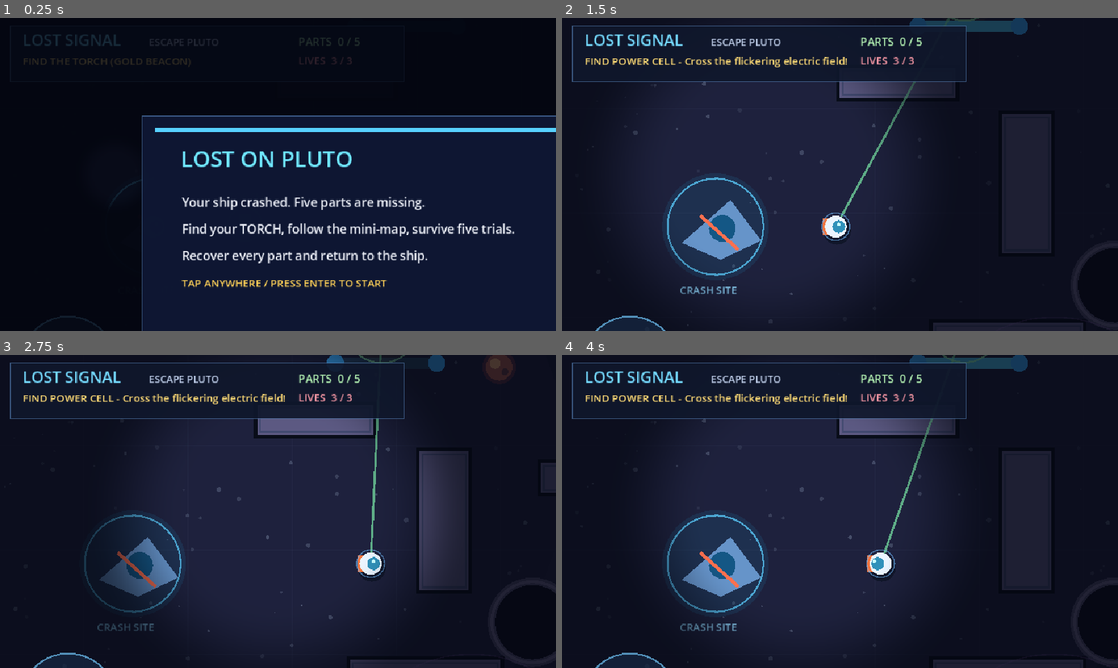
Above: before the commit, frames 1-4 (two rows, left to right).
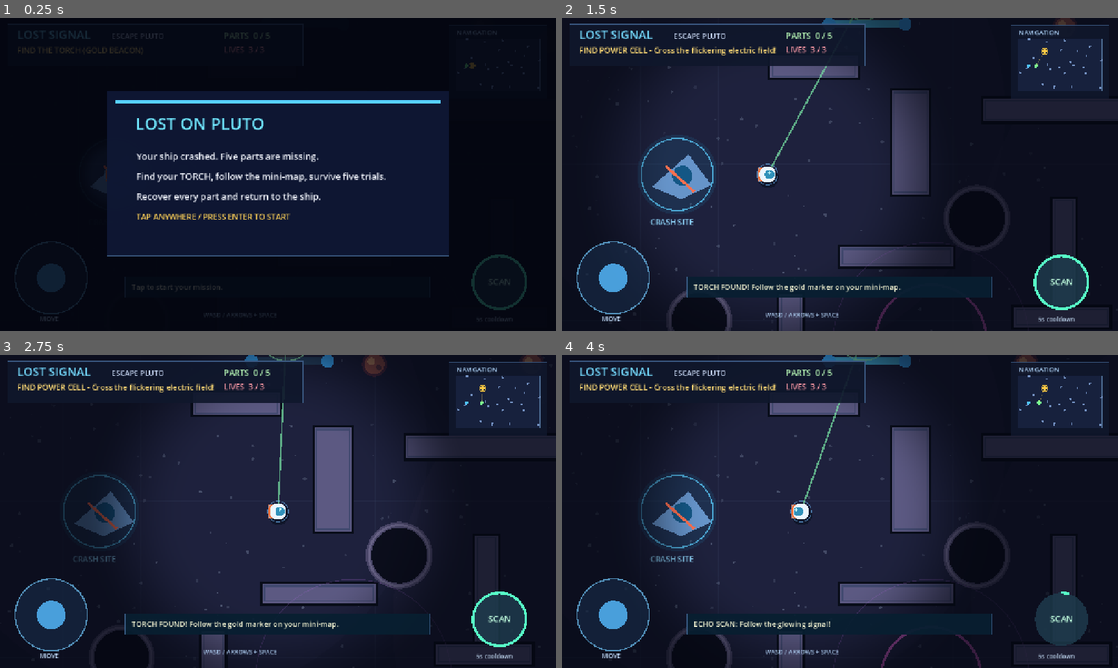
Above: after the commit, the same moments.

Repository: aazannoorkhuwaja/lost-signal-escape-pluto
Game: Godot game, scene res://main.tscn
Two runs of this game, one before a commit and one after it. Both use one fixed random seed, a clock stepped at 60 frames per second and the inputs below.
Inputs (mouse positions are in pixels of both pictures, inside the frame that each line leads up to):
- Up to frame 1 (0.25 s): no input
- Up to frame 2 (1.5 s): tap Enter at 0.5, 0.6 s; move the mouse to (962, 158) at 0.52 s; hold D 0.53-1.25 s; click (962, 158) at 0.67 s; tap Space at 0.77 s; drag from (728, 190) to (812, 237) at 1.27 s
- Up to frame 3 (2.75 s): move the mouse to (333, 442) at 2.02 s; hold D from 2.03 s (still down); tap Enter at 2.1 s
- Up to frame 4 (4 s): release D at 2.75 s; drag from (812, 574) to (673, 464) at 2.77 s; move the mouse to (1006, 558) at 3.52 s; hold A from 3.53 s (still down); tap Enter at 3.6 s; tap Space at 3.77 s

The runs differ from the first frame. In frame 1, 41% of the frame differs, in the area x 2-100%, y 4-100%; in frame 2, 21%; in frame 3, 25%; in frame 4, 22%.

Commit message:
Fix 1280x720 landscape viewport and Android OpenGL renderer

Diff:
--- a/LOST_SIGNAL_Godot_Project/LOST_SIGNAL_PlutO/project.godot
+++ b/LOST_SIGNAL_Godot_Project/LOST_SIGNAL_PlutO/project.godot
@@ -16,9 +16,13 @@
 
 [display]
 
-window/size/viewport_width=960
-window/size/viewport_height=540
+window/size/viewport_width=1280
+window/size/viewport_height=720
+window/size/window_width_override=960
+window/size/window_height_override=540
 window/stretch/mode="canvas_items"
+window/stretch/aspect="keep"
+window/handheld/orientation=0
 
 [dotnet]
 
@@ -27,4 +31,8 @@
 [rendering]
 
 renderer/rendering_method="gl_compatibility"
+renderer/rendering_method.mobile="gl_compatibility"
+renderer/rendering_method.web="gl_compatibility"
+rendering/gl_compatibility/driver="opengl3"
+rendering/gl_compatibility/driver.android="opengl3"
 environment/defaults/default_clear_color=Color(0.038, 0.045, 0.12, 1)
